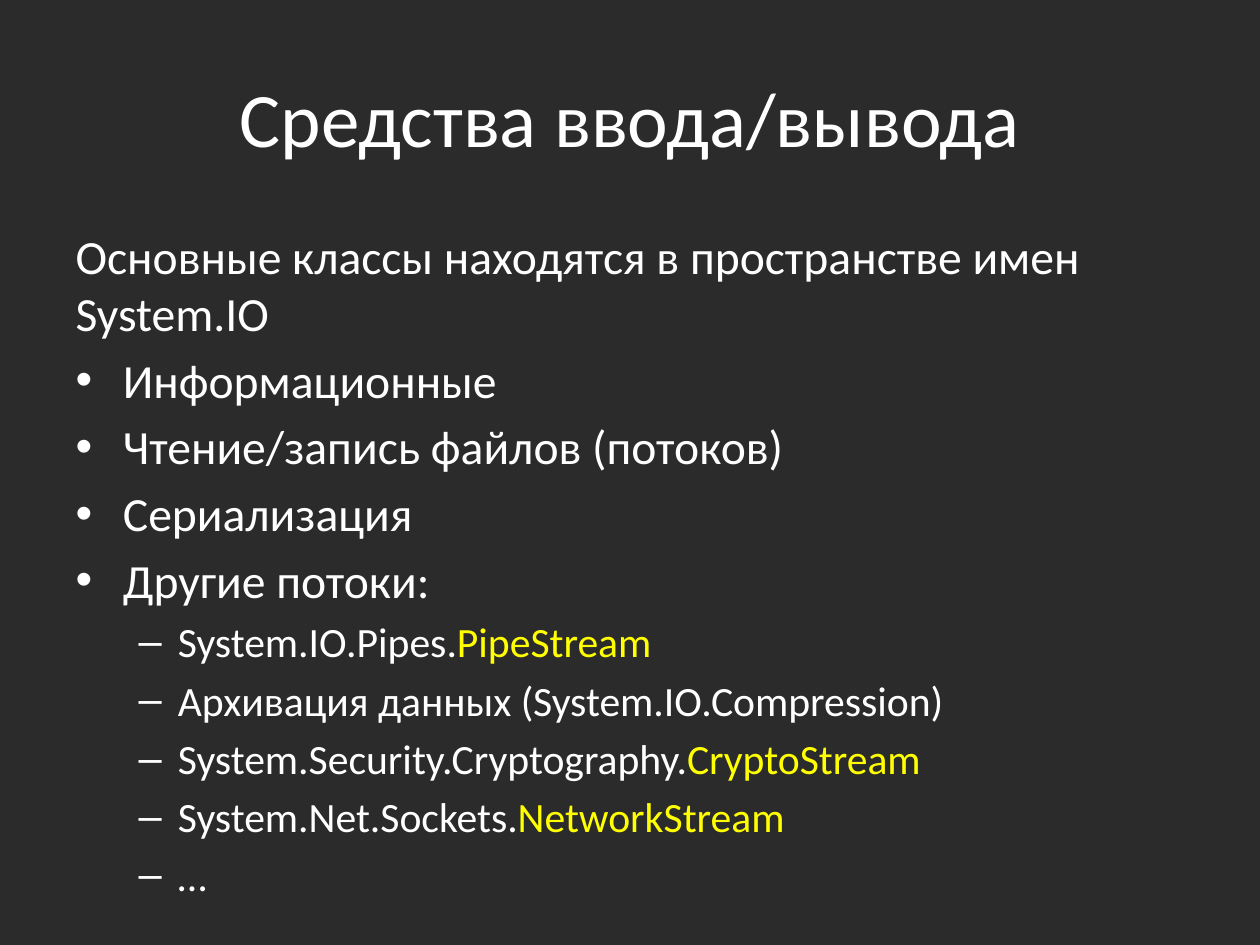
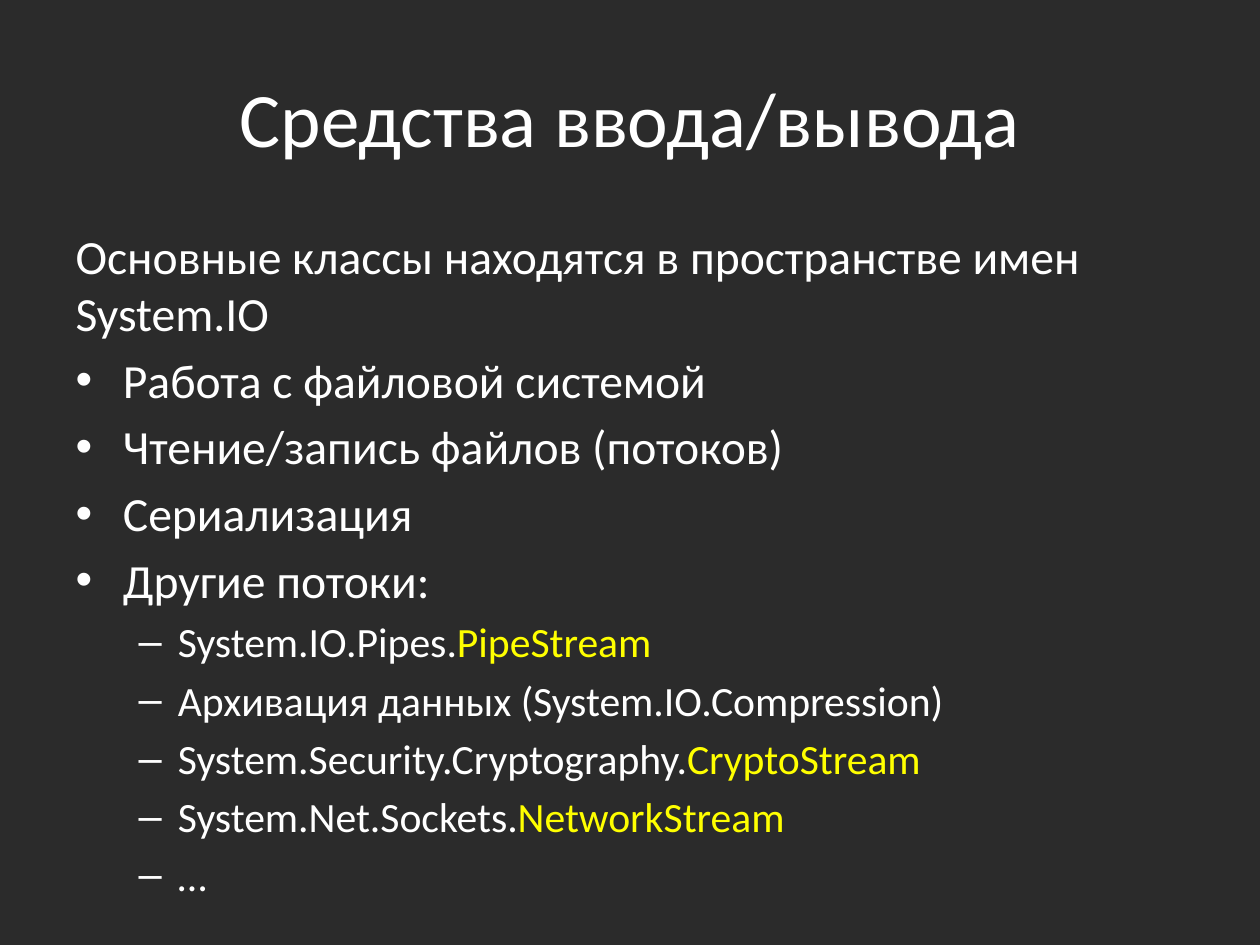
Before and after one commit to bazile/Training, a slide deck: slide 12 of Presentation/lesson-04-io.pptx. Drawn at 1260x945 pixels with LibreOffice and Linux fonts; fonts in the diff are those of the drawing; background and template pictures are left out; a plain dark background stands for a picture behind light text. Boxes give left, top, right and bottom in pixels: in the first picture for what was removed or moved away, otherwise in the second. Text is boxed around its words. In the diff, an @@ line names an element or a change of style, - is before the commit and + after.

```diff
--- a/Presentation/lesson-04-io.pptx
+++ b/Presentation/lesson-04-io.pptx
@@ text at bbox=[123, 365, 705, 406]: text changed @@
-• Информационные
+• Работа с файловой системой
```
Also in this commit, not shown: 6 other slides changed, 6 slides added, 2 other files.
